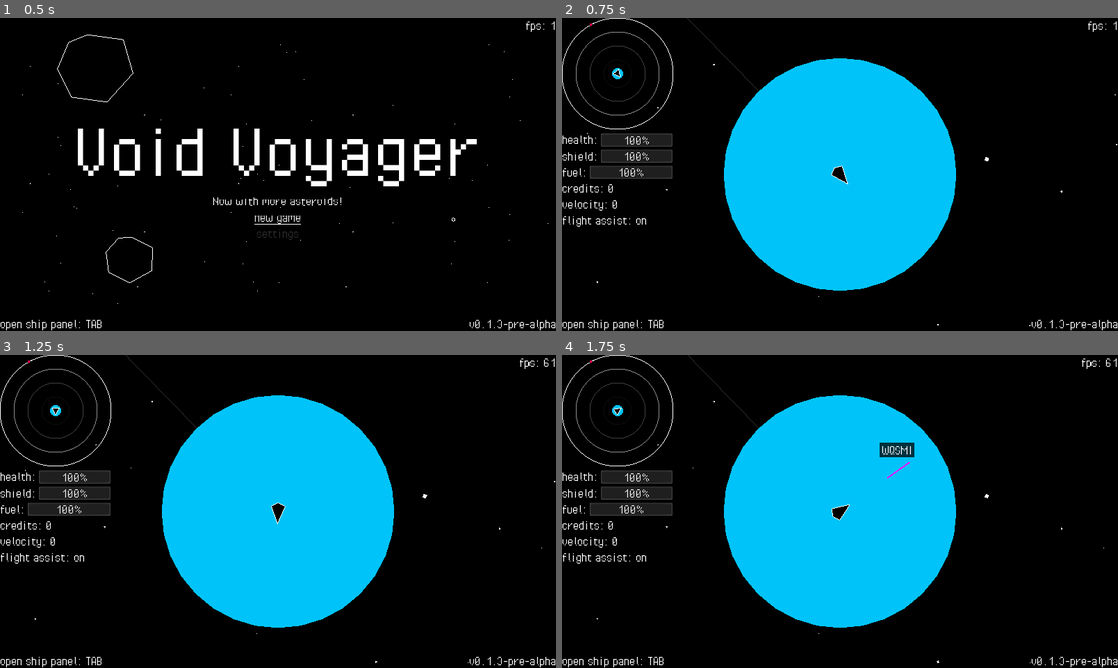
Above: before the commit, frames 1-4 (two rows, left to right).
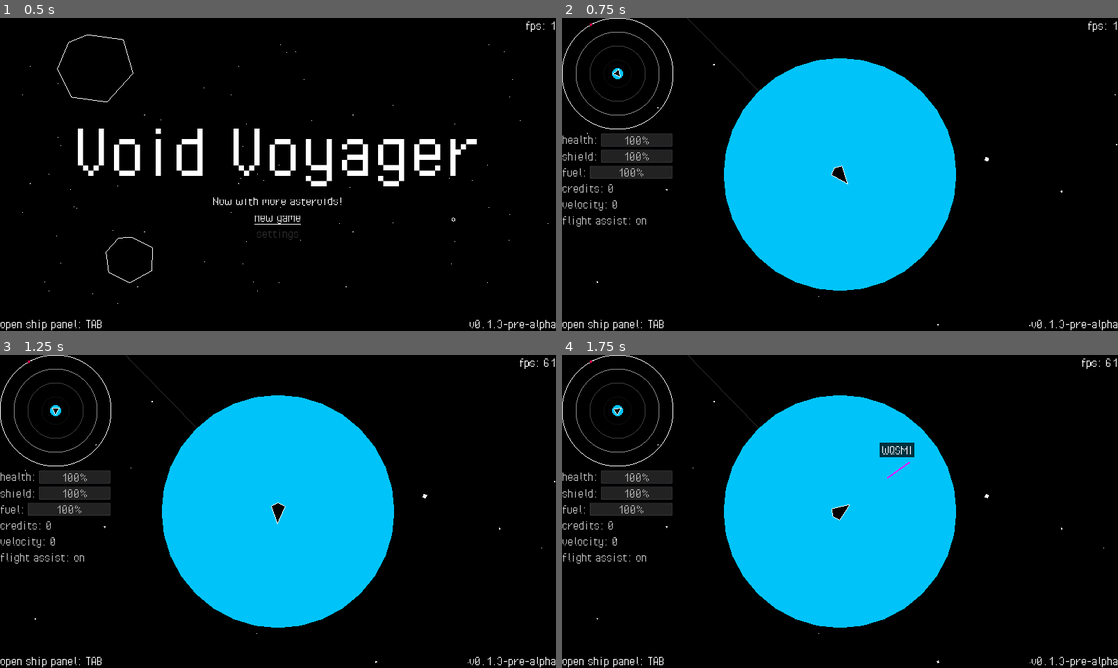
Above: after the commit, the same moments.

Repository: fossqueen/void-voyager-old
Game: Godot game, scene res://main.tscn
Same seed, same stepped clock (60 frames per second), same inputs: the game is played once before the commit and once after it.
Inputs (mouse positions are in pixels of both pictures, inside the frame that each line leads up to):
- Up to frame 1 (0.5 s): no input
- Up to frame 2 (0.75 s): click "new game" at 0.5 s
- Up to frame 3 (1.25 s): no input
- Up to frame 4 (1.75 s): drag from (840, 511) to (895, 442) at 1.27 s

Frame 1 is identical in both runs. In frame 2, 0.3% of the frame differs, in the area x 0-16%, y 37-67%; in frame 3, 0.3%; in frame 4, 0.3%.

Commit message:
HUD opacity tweaks | Player fuel burn tweaks

Diff:
--- a/player/player.gd
+++ b/player/player.gd
@@ -11,7 +11,7 @@
 var mouse_motion: bool = false
 var flight_assist: bool = true
 
-const FUEL_EFFICIENCY: float = 0.0015
+const FUEL_EFFICIENCY: float = 0.0005
 const FLIGHT_ASSIST_AMOUNT: float = 0.6
 
 func _ready() -> void:
--- a/ui/player-stats/player-stats.tscn
+++ b/ui/player-stats/player-stats.tscn
@@ -6,6 +6,7 @@
 bg_color = Color( 0, 0, 0, 0.2 )
 
 [node name="PlayerStats" type="MarginContainer"]
+modulate = Color( 1, 1, 1, 0.75 )
 margin_left = 128.0
 margin_right = 256.0
 size_flags_vertical = 9
